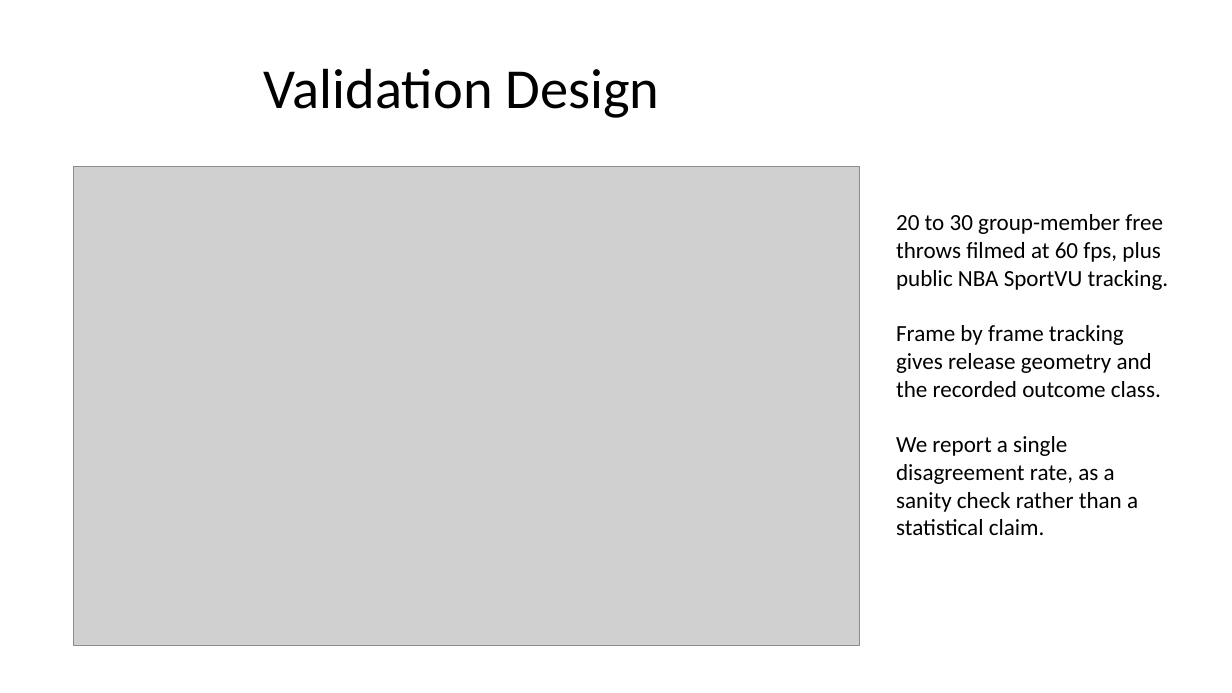
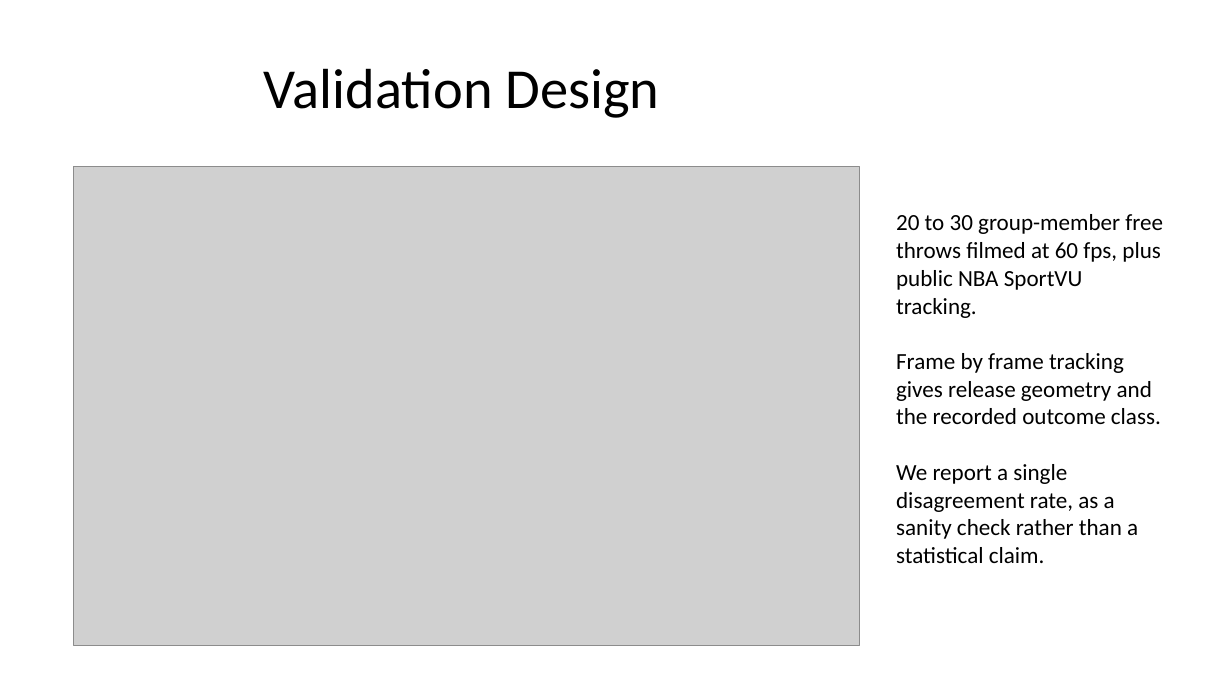
Before and after one commit to dbzyw/comp-1110-group-project, a slide deck: slide 14 of Specifications/COMP1110_Basketball_Shot_Simulation_Progress.pptx (slide 9 before the commit). Drawn at 1232x693 pixels with LibreOffice and Linux fonts; fonts in the diff are those of the drawing; grey boxes stand for pictures. Boxes give left, top, right and bottom in pixels: in the first picture for what was removed or moved away, otherwise in the second. Text is boxed around its words. In the diff, an @@ line names an element or a change of style, - is before the commit and + after.

```diff
--- a/Specifications/COMP1110_Basketball_Shot_Simulation_Progress.pptx
+++ b/Specifications/COMP1110_Basketball_Shot_Simulation_Progress.pptx
@@ text "20 to 30 group-member free ..." rewrapped from <box>896,214,1169,535</box> to <box>896,214,1163,563</box> @@
```
Also in this commit, not shown: 8 other slides changed, 5 slides added, 3 other files.
